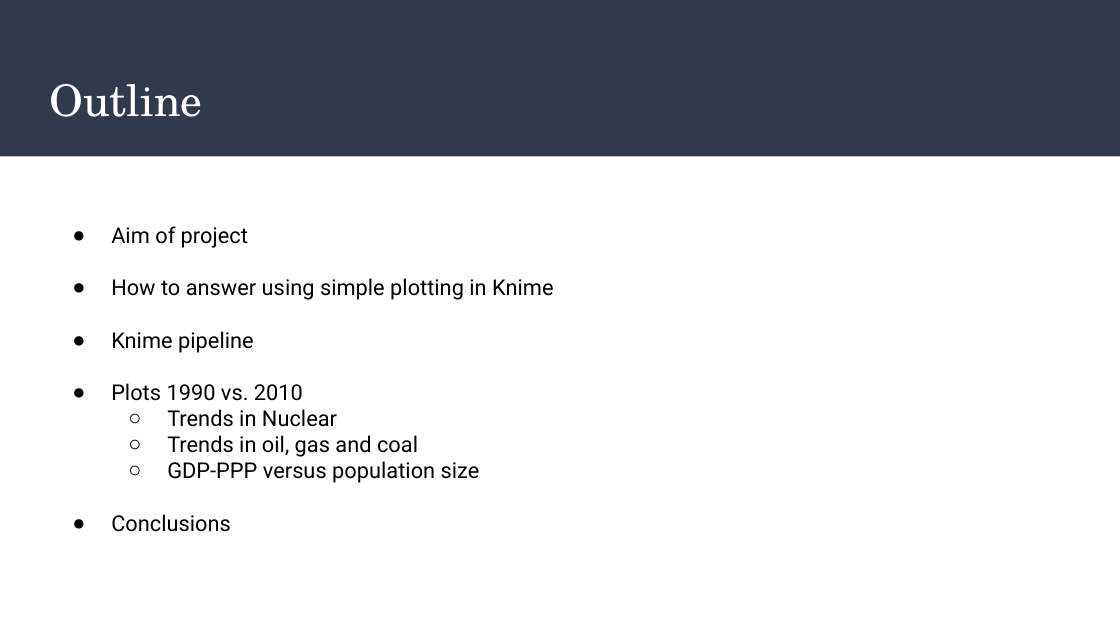
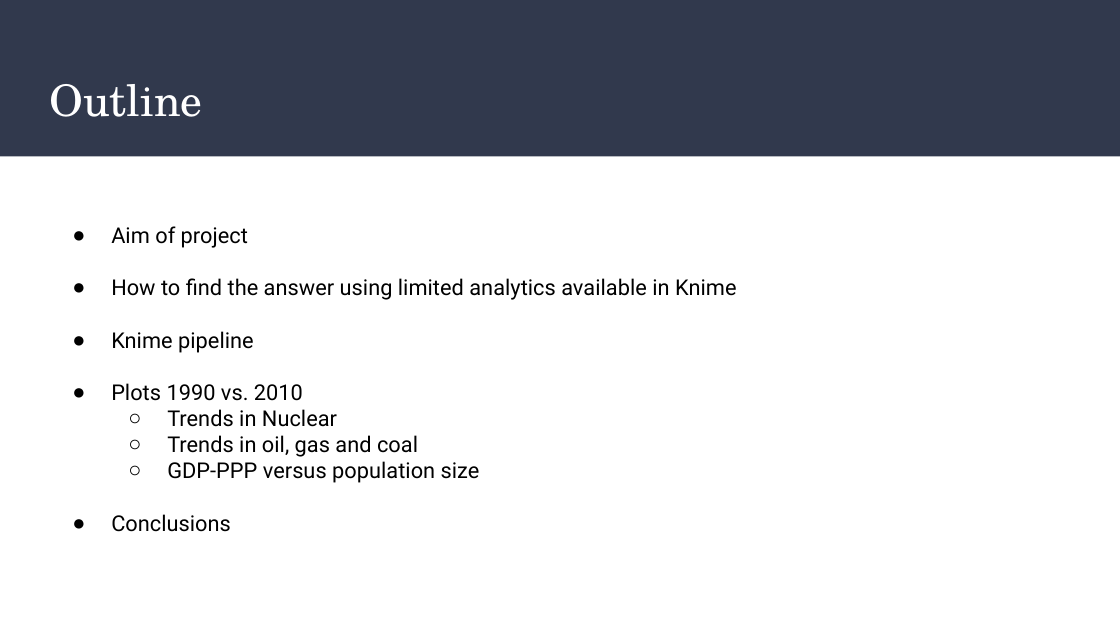
Before and after one commit to Nai-coder/DE1-Term2, a slide deck: slide 2 of Term2/Presentation/Trends in electricity production vs. Economic growth.pptx. Drawn at 1120x630 pixels with LibreOffice and Linux fonts; fonts in the diff are those of the drawing. Boxes give left, top, right and bottom in pixels: in the first picture for what was removed or moved away, otherwise in the second. Text is boxed around its words. In the diff, an @@ line names an element or a change of style, - is before the commit and + after.

```diff
--- a/Term2/Presentation/Trends in electricity production vs. Economic growth.pptx
+++ b/Term2/Presentation/Trends in electricity production vs. Economic growth.pptx
@@ text at (111,278,736,300): text changed @@
-● How to answer using simple plotting in Knime
+● How to find the answer using limited analytics available in Knime
```
Also in this commit, not shown: 3 other slides changed, 1 other file.
